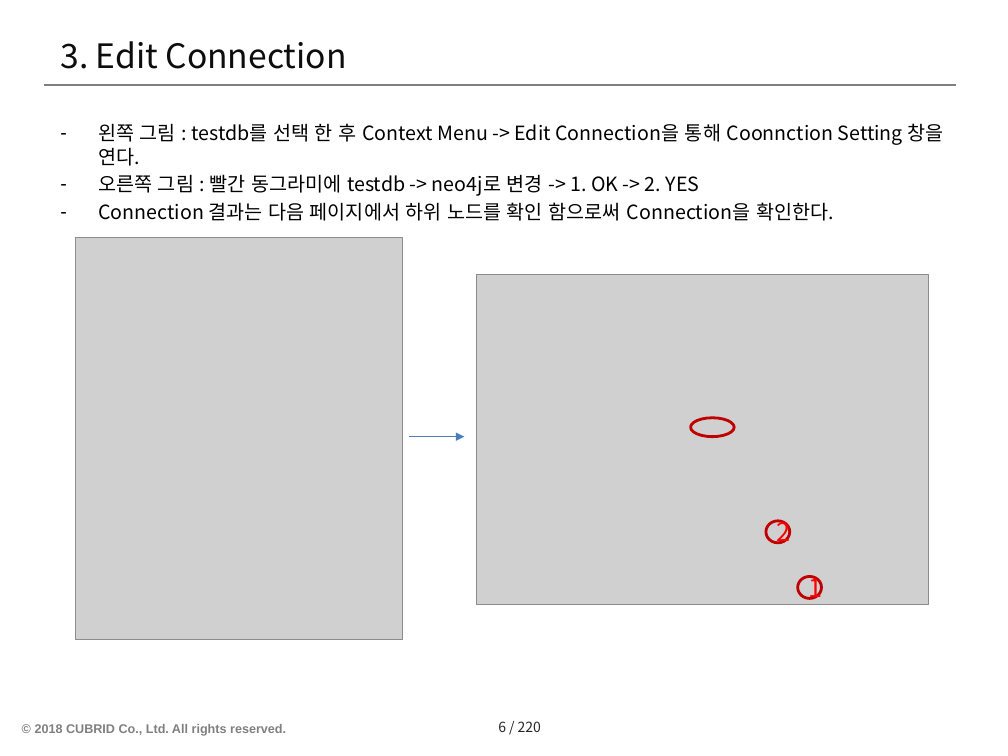
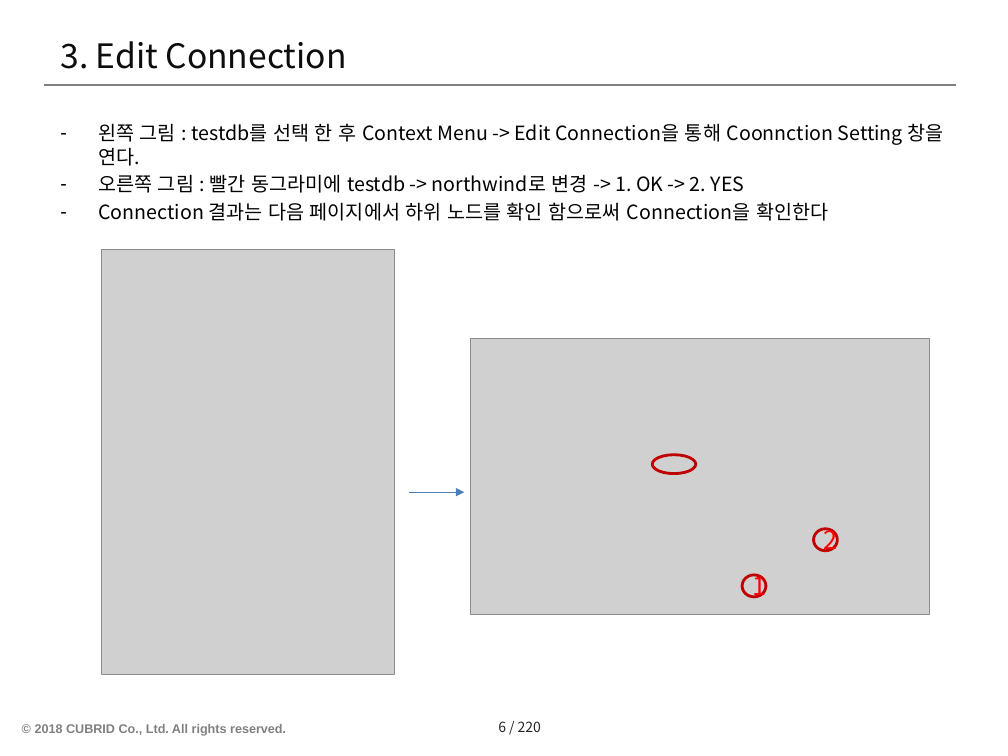
Before and after one commit to postech-dblab-iitp/visual-tool, a slide deck: slide 7 of ViT_docs/Test scenario-ViT/No.1-연결탐색기(Database Navigator).pptx. Drawn at 1008x756 pixels with LibreOffice and Linux fonts; fonts in the diff are those of the drawing; grey boxes stand for pictures; background and template pictures are left out. Boxes give left, top, right and bottom in pixels: in the first picture for what was removed or moved away, otherwise in the second. Text is boxed around its words. In the diff, an @@ line names an element or a change of style, - is before the commit and + after.

```diff
--- a/ViT_docs/Test scenario-ViT/No.1-연결탐색기(Database Navigator).pptx
+++ b/ViT_docs/Test scenario-ViT/No.1-연결탐색기(Database Navigator).pptx
@@ text at <box>98,174,828,221</box>: text changed @@
-– 오른쪽 그림 : 빨간 동그라미에 testdb -> neo4j로 변경 -> 1. OK -> 2. YES
-– Connection 결과는 다음 페이지에서 하위 노드를 확인 함으로써 Connection을 확인한다.
+– 오른쪽 그림 : 빨간 동그라미에 testdb -> northwind로 변경 -> 1. OK -> 2. YES
+– Connection 결과는 다음 페이지에서 하위 노드를 확인 함으로써 Connection을 확인한다
@@ picture: place and size @@
-picture at <box>76,238,403,640</box>
+picture at <box>102,250,395,674</box>
@@ picture: place and size @@
-picture at <box>477,275,929,605</box>
+picture at <box>471,339,930,615</box>
@@ ellipse: place and size @@
-ellipse at <box>690,417,734,436</box>
+ellipse at <box>652,455,696,474</box>
@@ arrow moved from (409, 436) - (465, 436) to (409, 492) - (465, 492) @@
@@ ellipse "2": place and size @@
-ellipse "2" at <box>766,521,790,543</box>
+ellipse "2" at <box>813,529,838,551</box>
@@ ellipse "1": place and size @@
-ellipse "1" at <box>797,577,822,599</box>
+ellipse "1" at <box>742,575,766,597</box>
```
Also in this commit, not shown: 9 other slides changed, 5 other files.
